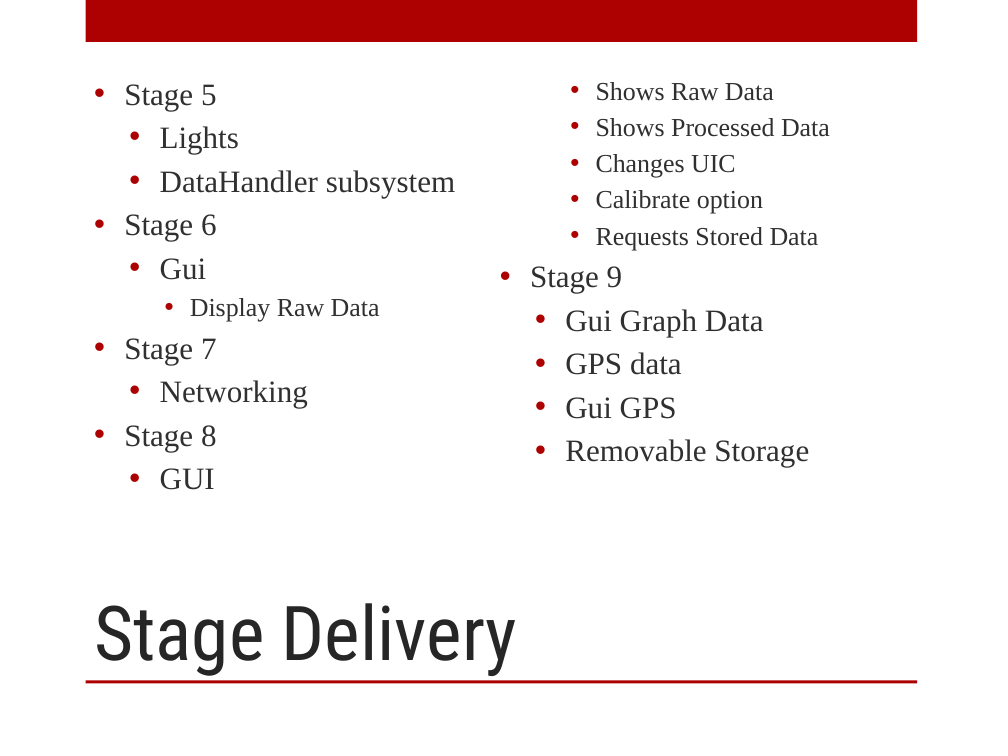
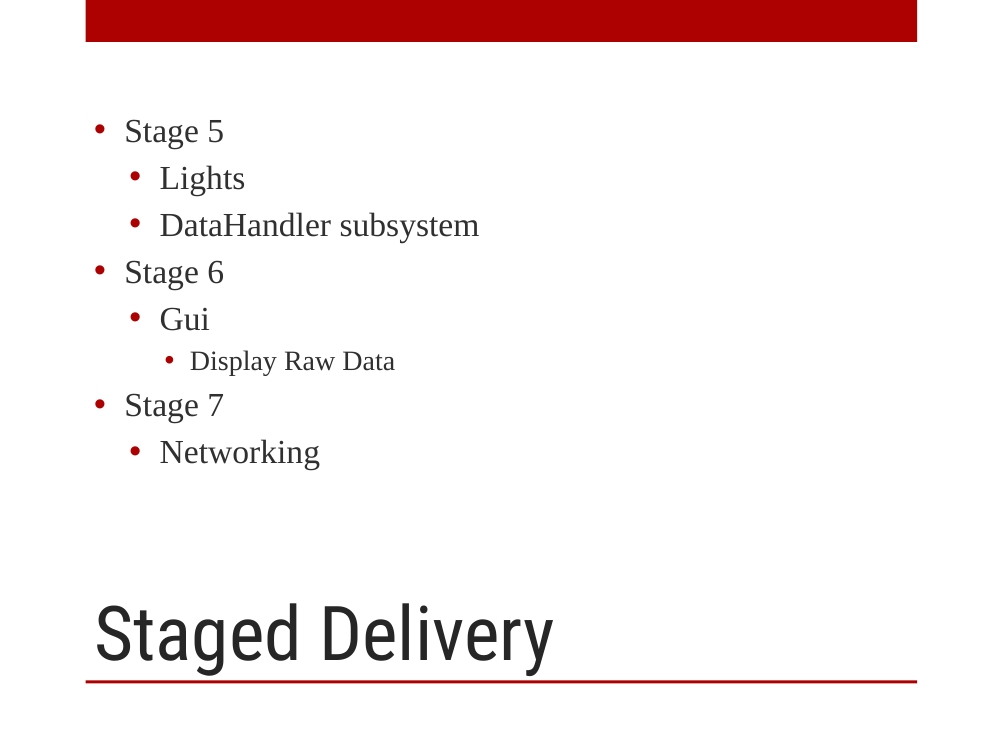
Before and after one commit to mtoledo2000/SlidingProfiler, a slide deck: slide 4 of Presentations/Team Status Report 9-7-12 (ADS Update).pptx (slide 3 before the commit). Drawn at 1008x756 pixels with LibreOffice and Linux fonts; fonts in the diff are those of the drawing; background and template pictures are left out. Boxes give left, top, right and bottom in pixels: in the first picture for what was removed or moved away, otherwise in the second. Text is boxed around its words. In the diff, an @@ line names an element or a change of style, - is before the commit and + after.

```diff
--- a/Presentations/Team Status Report 9-7-12 (ADS Update).pptx
+++ b/Presentations/Team Status Report 9-7-12 (ADS Update).pptx
@@ text "Stage 5" at (x1=124, y1=119, x2=480, y2=470): size 22.2 to 24 pt in "Stage 5", "Lights", "DataHandler subsystem", "Stage 6" and 3 more places; size 18.5 to 20 pt in "Display Raw Data"; columns 2 to 1 @@
@@ text at (x1=124, y1=82, x2=830, y2=490): paragraphs removed @@
-• Stage 8
-  • GUI
-    • Shows Raw Data
-    • Shows Processed Data
-    • Changes UIC
-    • Calibrate option
-    • Requests Stored Data
-• Stage 9
-  • Gui Graph Data
-  • GPS data
-  • Gui GPS
-  • Removable Storage
@@ title at (x1=94, y1=603, x2=554, y2=676): text changed @@
-Stage Delivery
+Staged Delivery
```
Also in this commit, not shown: 4 other slides changed, 3 slides added, 2 other files.
